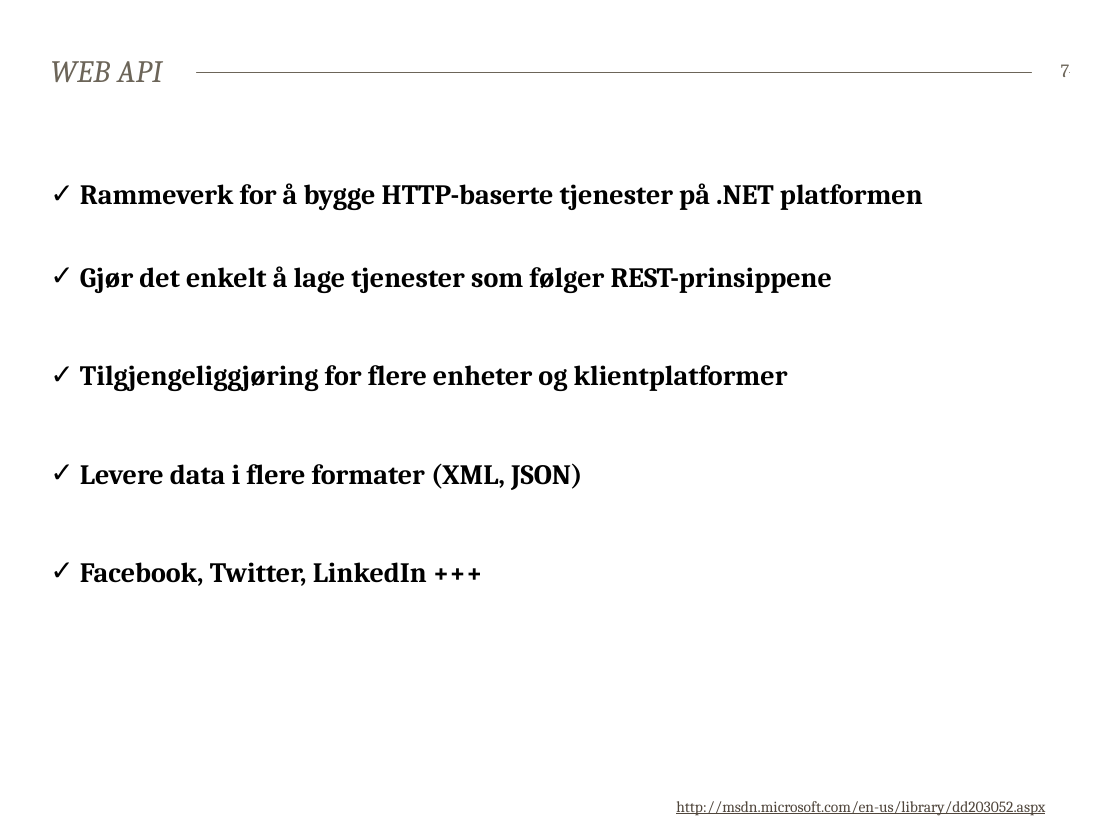
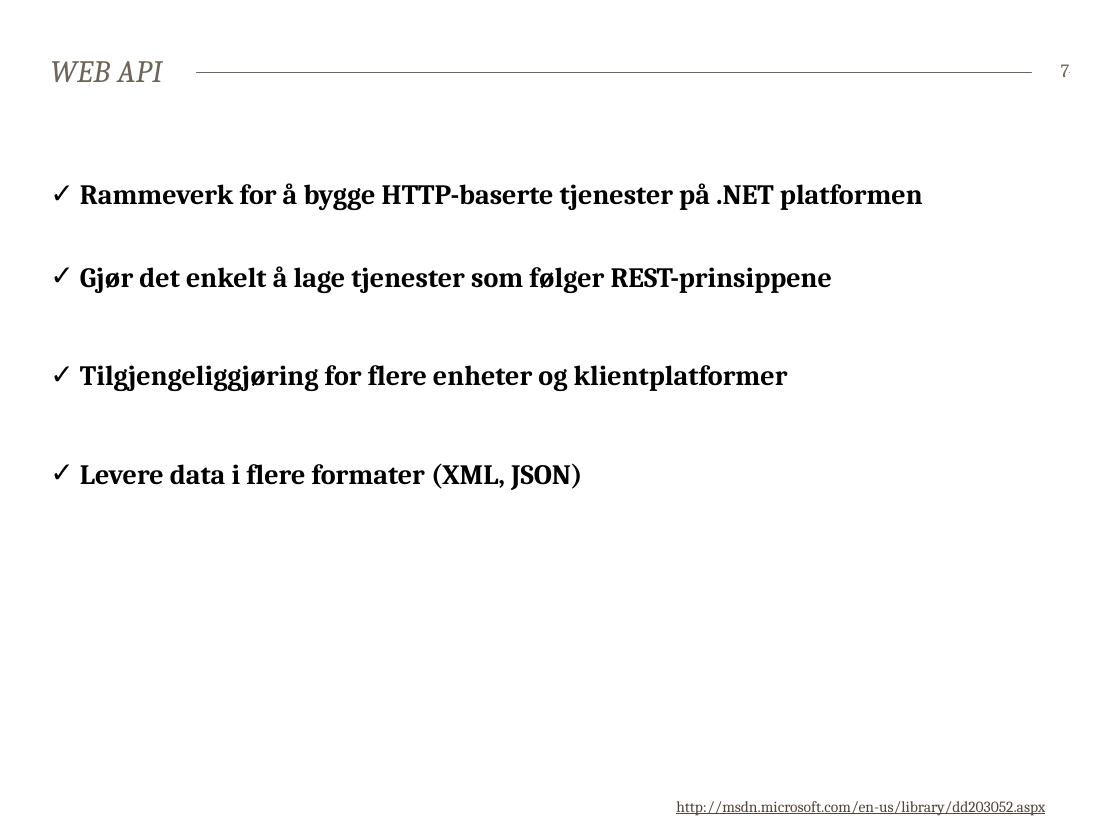
Before and after one commit to bekk/dotnetkurs, a slide deck: slide 7 of webapi/WebAPI.pptx. Drawn at 1120x840 pixels with LibreOffice and Linux fonts; fonts in the diff are those of the drawing. Boxes give left, top, right and bottom in pixels: in the first picture for what was removed or moved away, otherwise in the second. Text is boxed around its words. In the diff, an @@ line names an element or a change of style, - is before the commit and + after.

```diff
--- a/webapi/WebAPI.pptx
+++ b/webapi/WebAPI.pptx
@@ text at bbox=[80, 562, 427, 586]: paragraph removed @@
-✓ Facebook, Twitter, LinkedIn +++
```
Also in this commit, not shown: 3 other slides changed, 1 slide added, 13 other files.
